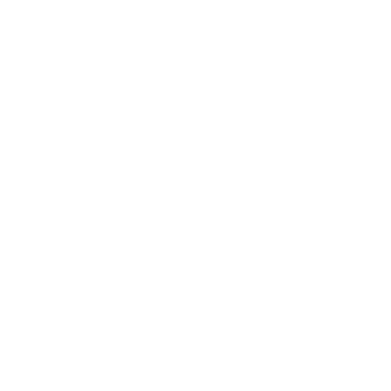
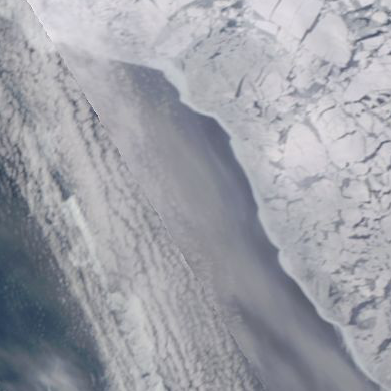
The second w=391, h=391 image is a revision of the first. Changes to its layers:
added layer "178_bering_strait_100km_20150320.terra.truecolor.250m" above "Background" over [0, 0, 391, 391]
